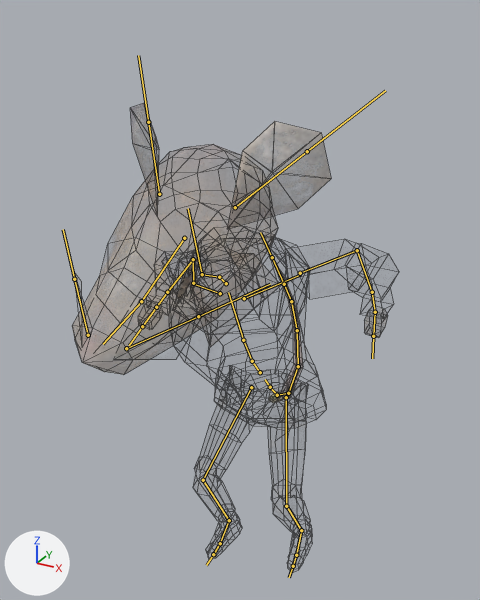
Before and after pictures for a commit that changed the FBX model Assets/Static Assets/Models/Player/Maús.fbx.
One viewpoint serves both versions: a 50 mm lens placed at (0.783, -1.577, 1.567), pointed at (-0.056, -0.052, 0.804). The lights are fixed; the arrows at lower left show +X, +Y and +Z. Both versions are drawn at frame 18 of the action 'Player|_FloorContact_Jump'; the numbers are the values there. The bones that bend it are drawn over the model as lines. Mesh edges are drawn as thin lines.

In view in the first picture: 'Model'.
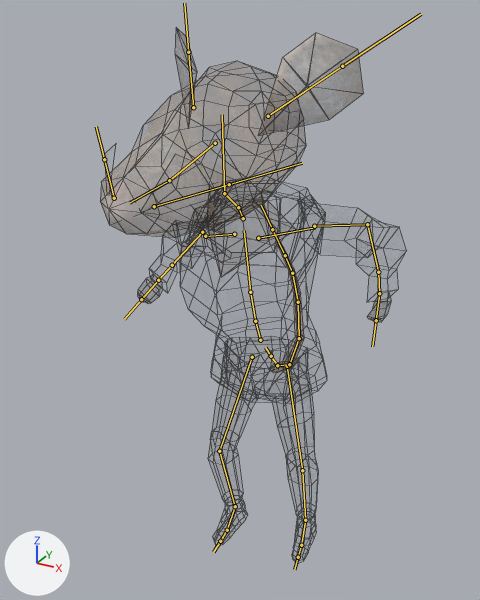
What the commit changed:
Bone 'spine' (bone_spine) moves from (0.003, -0.129, 0.16) to (0.002, 0.039, 0.097).
Bone 'spine.001' (bone_spine_001) turns from (13, 0, 0) to (-1, 0, 0) degrees about its own x, y and z.
Bone 'thigh.L' (bone_thigh_l) turns from (-52, -15, -5) to (-29, -9, -10) degrees about its own x, y and z.
Bone 'shin.L' (bone_shin_l) turns from (62, 1, 11) to (17, -1, 13) degrees about its own x, y and z.
Bone 'foot.L' (bone_foot_l) turns from (-30, -3, -7) to (0, 3, -8) degrees about its own x, y and z.
Bone 'thigh.R' (bone_thigh_r) turns from (-58, 9, -4) to (-36, 8, 0) degrees about its own x, y and z.
Bone 'shin.R' (bone_shin_r) turns from (58, 10, -2) to (19, 9, -12) degrees about its own x, y and z.
Bone 'foot.R' (bone_foot_r) turns from (-15, -2, -11) to (5, 0, -6) degrees about its own x, y and z.

Changed parts and their boxes [x1, y1, x2, y2] in the pictures (480 x 600 px):
'Model', posed (7% narrower, 10% taller)
    before: [75, 103, 385, 515]
    after: [101, 27, 389, 480]
bone 'spine', root to tip
    before: (270, 387) to (265, 379)
    after: (271, 356) to (265, 347)
bone 'spine.001', root to tip
    before: (260, 372) to (252, 361)
    after: (260, 340) to (255, 321)
bone 'thigh.L', root to tip
    before: (286, 397) to (286, 506)
    after: (287, 366) to (302, 470)
bone 'shin.L', root to tip
    before: (286, 506) to (301, 530)
    after: (302, 470) to (305, 520)
bone 'foot.L', root to tip
    before: (301, 530) to (296, 555)
    after: (305, 520) to (301, 545)
bone 'thigh.R', root to tip
    before: (251, 387) to (203, 480)
    after: (252, 357) to (219, 451)
bone 'shin.R', root to tip
    before: (203, 480) to (229, 520)
    after: (219, 451) to (235, 506)
bone 'foot.R', root to tip
    before: (229, 520) to (220, 543)
    after: (235, 506) to (227, 530)
